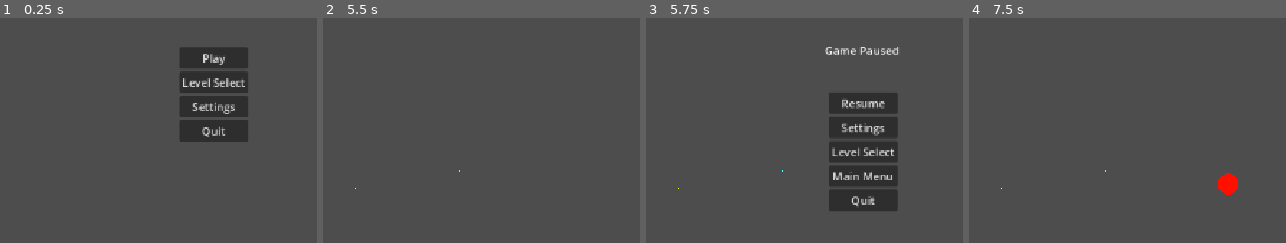
Above: before the commit, frames 1-4 (left to right).
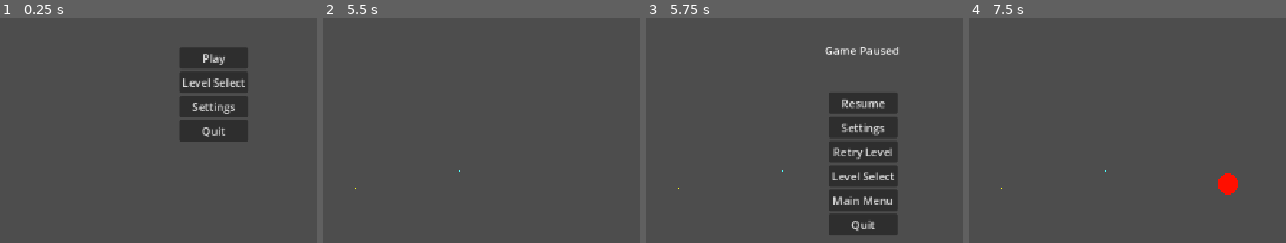
Above: after the commit, the same moments.

Repository: Cayuga007/summer-summit-2026
Game: Godot game, scene res://UI/Main_menu.tscn
Same seed, same stepped clock (60 frames per second), same inputs: the game is played once before the commit and once after it. The engine's default icon, where the game draws it, is replaced by a stand-in: a white triangle on a blue panel in a dark square.
Inputs (mouse positions are % of the whole screen's width and height, from its top left):
- Up to frame 1 (0.25 s): no input
- Up to frame 2 (5.5 s): click "Level Select" at 0.5 s; click "Level 1" at 1.25 s; tap Enter at 2 s; move the mouse to (91, 45) at 2.02 s; hold D (right) 2.03-3.53 s; click (91, 45) at 2.17 s; tap Space (jump) at 2.27, 3.02, 4.52, 5.27 s; move the mouse to (38, 55) at 2.77 s; move the mouse to (76, 28) at 3.52 s; hold A (left) 3.53-4.28 s; move the mouse to (57, 70) at 4.27 s; hold D (right) from 4.28 s (still down); click (57, 70) at 4.42 s; move the mouse to (outside the picture) at 5.02 s
- Up to frame 3 (5.75 s): keep holding D (right); tap Escape (pause) at 5.65 s
- Up to frame 4 (7.5 s): release D (right) at 5.75 s; click "Resume" at 5.75 s; move the mouse to (25, 35) at 6.52 s; hold A (left) 6.53-7.28 s; tap Space (jump) at 6.77 s; move the mouse to (69, 50) at 7.27 s; hold D (right) from 7.28 s (still down); click (69, 50) at 7.42 s
The pictures show only the part of the screen within x 29-78%, y 13-63%; the shares and areas given below are measured in that part.

Frames 1-2 are identical in both runs. In frame 3, 3.2% of the frame differs, in the area x 57-80%, y 57-97%; in frame 4, nothing differs.

Commit message:
added level retry to pause menu

Diff:
--- a/Scripts/pause_menu.gd
+++ b/Scripts/pause_menu.gd
@@ -19,6 +19,8 @@
 func _on_settings_button_pressed() -> void:
 	LevelManager.open_overlay(LevelManager.SETTINGS_MENU, self)
 
+func _on_level_retry_button_pressed() -> void:
+	LevelManager.retry()
 
 func _on_level_select_button_pressed() -> void:
 	LevelManager.open_overlay(LevelManager.LEVEL_SELECT_MENU, self)
--- a/UI/Level_completed.tscn
+++ b/UI/Level_completed.tscn
@@ -1,44 +1,44 @@
-[gd_scene load_steps=2 format=3 uid="uid://qth4natevc18"]
+[gd_scene format=3 uid="uid://qth4natevc18"]
 
 [ext_resource type="Script" uid="uid://klo6cmqe81lk" path="res://Scripts/level_completed.gd" id="1_qp5ha"]
 
-[node name="LevelCompleted" type="CanvasLayer"]
+[node name="LevelCompleted" type="CanvasLayer" unique_id=993404378]
 script = ExtResource("1_qp5ha")
 
-[node name="Label" type="Label" parent="."]
+[node name="Label" type="Label" parent="." unique_id=1976327430]
 offset_left = 513.0
 offset_top = 204.0
 offset_right = 642.0
 offset_bottom = 227.0
 text = "Level Completed"
 
-[node name="RetryLevel" type="VBoxContainer" parent="."]
+[node name="RetryLevel" type="VBoxContainer" parent="." unique_id=1251580034]
 offset_left = 533.0
 offset_top = 326.0
 offset_right = 623.0
 offset_bottom = 357.0
 
-[node name="RetryButton" type="Button" parent="RetryLevel"]
+[node name="RetryButton" type="Button" parent="RetryLevel" unique_id=1450970417]
 layout_mode = 2
 text = "Retry Level"
 
-[node name="NextLevel" type="VBoxContainer" parent="."]
+[node name="NextLevel" type="VBoxContainer" parent="." unique_id=818110124]
 offset_left = 681.0
 offset_top = 325.0
 offset_right = 771.0
 offset_bottom = 391.0
 
-[node name="NextButton" type="Button" parent="NextLevel"]
+[node name="NextButton" type="Button" parent="NextLevel" unique_id=1014155409]
 layout_mode = 2
 text = "Next Level"
 
-[node name="LevelSelect" type="VBoxContainer" parent="."]
+[node name="LevelSelect" type="VBoxContainer" parent="." unique_id=1194652709]
 offset_left = 399.0
 offset_top = 325.0
 offset_right = 489.0
 offset_bottom = 365.0
 
-[node name="LevelSelectButton" type="Button" parent="LevelSelect"]
+[node name="LevelSelectButton" type="Button" parent="LevelSelect" unique_id=847771875]
 layout_mode = 2
 text = "Level Select"
 
--- a/UI/Pause_Menu.tscn
+++ b/UI/Pause_Menu.tscn
@@ -1,46 +1,51 @@
-[gd_scene load_steps=2 format=3 uid="uid://b0idr30nj003"]
+[gd_scene format=3 uid="uid://b0idr30nj003"]
 
-[ext_resource type="Script" path="res://Scripts/pause_menu.gd" id="1_pause"]
+[ext_resource type="Script" uid="uid://uir6eopscgsp" path="res://Scripts/pause_menu.gd" id="1_pause"]
 
-[node name="PauseMenu" type="CanvasLayer"]
+[node name="PauseMenu" type="CanvasLayer" unique_id=294305811]
 script = ExtResource("1_pause")
 
-[node name="Label" type="Label" parent="."]
+[node name="Label" type="Label" parent="." unique_id=1512054552]
 offset_left = 518.0
 offset_top = 120.0
 offset_right = 624.0
 offset_bottom = 143.0
 text = "Game Paused"
 
-[node name="VBoxContainer" type="VBoxContainer" parent="."]
+[node name="VBoxContainer" type="VBoxContainer" parent="." unique_id=606571166]
 offset_left = 524.0
 offset_top = 192.0
 offset_right = 623.0
 offset_bottom = 328.0
 
-[node name="ResumeButton" type="Button" parent="VBoxContainer"]
+[node name="ResumeButton" type="Button" parent="VBoxContainer" unique_id=1195012010]
 layout_mode = 2
 text = "Resume"
 
-[node name="SettingsButton" type="Button" parent="VBoxContainer"]
+[node name="SettingsButton" type="Button" parent="VBoxContainer" unique_id=1932217136]
 layout_mode = 2
 text = "Settings"
 
-[node name="LevelSelectButton" type="Button" parent="VBoxContainer"]
+[node name="LevelRetryButton" type="Button" parent="VBoxContainer" unique_id=1971505398]
+layout_mode = 2
+text = "Retry Level"
+
+[node name="LevelSelectButton" type="Button" parent="VBoxContainer" unique_id=97676067]
 layout_mode = 2
 text = "Level Select"
 
-[node name="MainMenuButton" type="Button" parent="VBoxContainer"]
+[node name="MainMenuButton" type="Button" parent="VBoxContainer" unique_id=2020914329]
 layout_mode = 2
 text = "Main Menu"
 
-[node name="QuitButton" type="Button" parent="VBoxContainer"]
+[node name="QuitButton" type="Button" parent="VBoxContainer" unique_id=1813487639]
 layout_mode = 2
 text = "Quit
 "
 
 [connection signal="pressed" from="VBoxContainer/ResumeButton" to="." method="_on_resume_button_pressed"]
 [connection signal="pressed" from="VBoxContainer/SettingsButton" to="." method="_on_settings_button_pressed"]
+[connection signal="pressed" from="VBoxContainer/LevelRetryButton" to="." method="_on_level_retry_button_pressed"]
 [connection signal="pressed" from="VBoxContainer/LevelSelectButton" to="." method="_on_level_select_button_pressed"]
 [connection signal="pressed" from="VBoxContainer/MainMenuButton" to="." method="_on_main_menu_button_pressed"]
 [connection signal="pressed" from="VBoxContainer/QuitButton" to="." method="_on_quit_button_pressed"]
